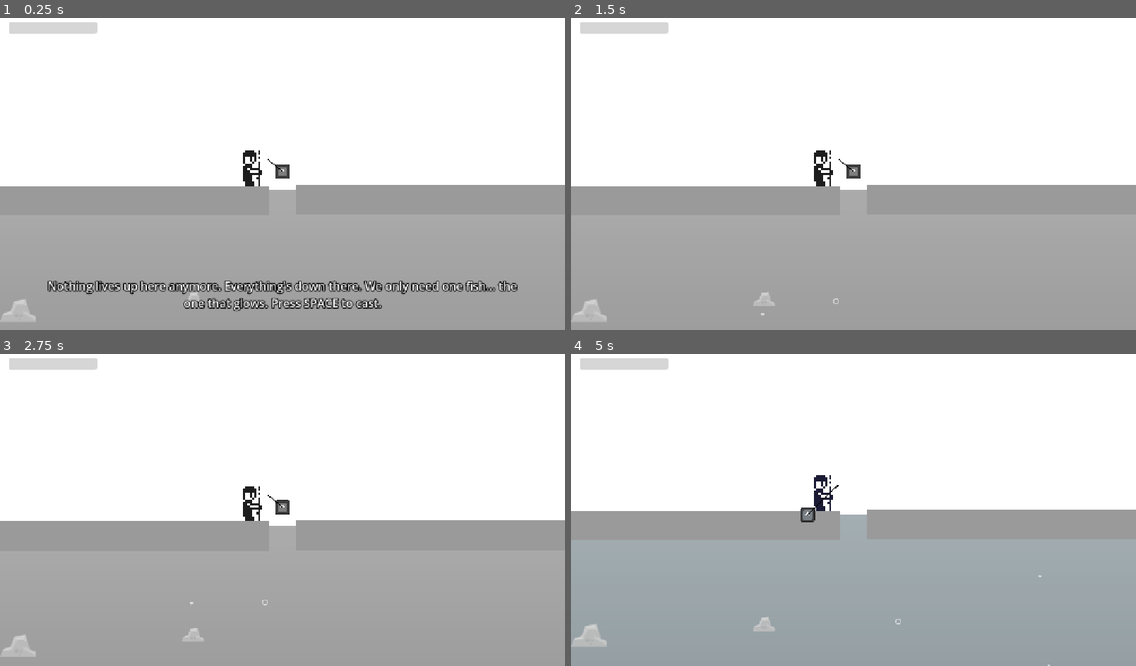
Above: before the commit, frames 1-4 (two rows, left to right).
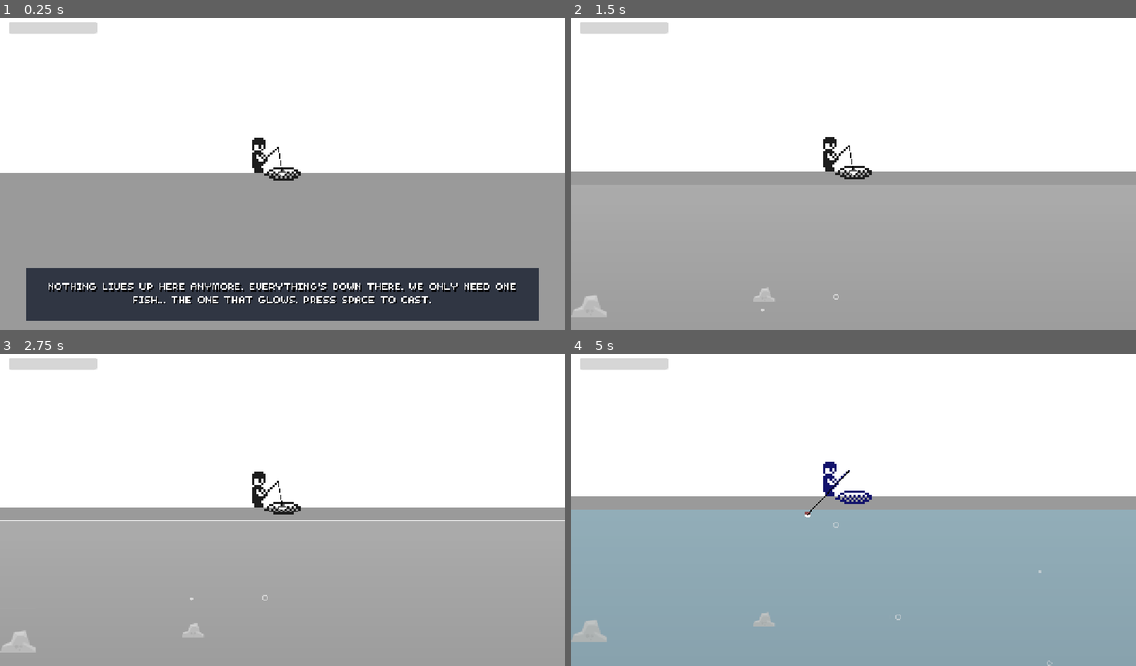
Above: after the commit, the same moments.

Repository: mason00james-cmyk/IceFisher
Game: Godot game, scene res://scenes/level_1.tscn
The game is run twice, just before and just after one commit, with the same random seed, the same clock (stepped at 60 frames per second) and the same inputs. The engine's default icon, where the game draws it, is replaced by a stand-in: a white triangle on a blue panel in a dark square.
Inputs:
- Up to frame 1 (0.25 s): no input
- Up to frame 2 (1.5 s): tap Enter at 0.5 s; hold D (steer_right) 0.53-1.28 s; hold W (reel) 0.53-1.28 s; tap Space (cast) at 0.6 s; hold S from 1.28 s (still down); tap W (reel) at 1.35 s
- Up to frame 3 (2.75 s): tap Space (cast) at 1.55, 2.1 s; release S at 2.03 s; hold D (steer_right) from 2.03 s (still down); hold W (reel) from 2.03 s (still down)
- Up to frame 4 (5 s): release W (reel) at 2.78 s; tap W (reel) at 2.85, 4.35 s; tap Space (cast) at 3.05, 3.6, 4.55 s; release D (steer_right) at 3.53 s; hold W (reel) 3.53-4.28 s; hold A (steer_left) from 3.53 s (still down)

The runs differ from the first frame. In frame 1, 20% of the frame differs, in the area x 0-100%, y 38-98%; in frame 2, 5.2%; in frame 3, 4.9%; in frame 4, 14%.

Commit message:
new font dialogue box fixed caught banner to look cooler and dance longer
yeah.

Diff:
--- a/project.godot
+++ b/project.godot
@@ -21,6 +21,10 @@
 window/size/viewport_height=720
 window/stretch/mode="canvas_items"
 window/stretch/aspect="expand"
+
+[gui]
+
+theme/custom_font="uid://dmayw533u34cf"
 
 [input]
 
--- a/scripts/level.gd
+++ b/scripts/level.gd
@@ -5,8 +5,25 @@
 @export var struggle_rounds := 2
 @export var struggle_key_time := 2.0
 @export var max_slips := 5
+@export_multiline var intro_text := ""
 
 const QTE_KEYS := {KEY_W: "W", KEY_A: "A", KEY_S: "S", KEY_D: "D"}
+
+# pixel sheet pieces
+const ICE_SHEET := preload("res://art/icefishing_transparent.png")
+const HOLE_REGION := Rect2(104, 9, 16, 7)
+const POSE_FISHING := Rect2(96, 16, 16, 16)   # rod out over the hole
+const POSE_ROD_UP := Rect2(80, 16, 16, 16)    # rod raised (cast)
+const DANCE_A := Rect2(176, 16, 16, 16)
+const DANCE_B := Rect2(192, 16, 16, 16)
+
+# surface layout (ice top is at y = -30)
+const ICE_TOP := -30.0
+const FISHER_POS := Vector2(-48, -70)
+const ROD_TIP := Vector2(-10, -88)
+const HOOK_REST := Vector2(0, -30)
+const HOLE_POS := Vector2(0, -30)
+const BANNER_POS := Vector2(-48, -190)
 
 @onready var hook = $Hook
 @onready var color_fx: ColorRect = $ColorFX/ColorRect
@@ -16,8 +33,12 @@
 @onready var fisher_cast: Sprite2D = $Surface/FishermanCast
 
 var dialogue: Label
+var dialogue_box: ColorRect
 var bait_empty := false
 var caught_layer: CanvasLayer
+var dancing := false
+var ice_cover: ColorRect
+var cover_tween: Tween
 
 var qte_label: RichTextLabel
 var qte_seq: Array = []
@@ -34,10 +55,15 @@
 	bait_bar.max_value = hook.max_bait_hp
 	bait_bar.value = hook.max_bait_hp
 	message.text = ""
-	_outline(message, 48)
+	message.visible = false
 	_make_dialogue()
 	_make_qte_label()
 	_make_caught_layer()
+	_fix_ice()
+	_make_hole()
+	_setup_surface()
+	_make_bobber()
+	_make_ice_cover()
 	fisher_hold.visible = true
 	fisher_cast.visible = false
 	hook.entered_water.connect(_on_enter_water)
@@ -47,16 +73,108 @@
 	hook.casted.connect(_on_cast)
 	hook.qte_started.connect(_start_reel_qte)
 	hook.struggle_started.connect(_start_struggle)
+	say(intro_text)
 
 
 func say(text: String):
 	dialogue.text = text
-
-
-# ---------- UI setup ----------
+	dialogue_box.visible = text != ""
+
+
+# ---------- surface setup ----------
+
+func _fix_ice():
+	# one solid sheet of ice, no gap; the hole sprite is the hole
+	var left := get_node_or_null("IceLeft") as ColorRect
+	if left:
+		left.position = Vector2(-640, ICE_TOP)
+		left.size = Vector2(1280, -ICE_TOP)
+	var right := get_node_or_null("IceRight") as CanvasItem
+	if right:
+		right.visible = false
+
+
+func _make_hole():
+	var hole := Sprite2D.new()
+	hole.texture = ICE_SHEET
+	hole.region_enabled = true
+	hole.region_rect = HOLE_REGION
+	hole.texture_filter = CanvasItem.TEXTURE_FILTER_NEAREST
+	hole.scale = Vector2(5, 5)
+	$Surface.add_child(hole)
+	hole.global_position = HOLE_POS
+
+
+func _setup_surface():
+	for s in [fisher_hold, fisher_cast]:
+		s.texture = ICE_SHEET
+		s.region_enabled = true
+		s.scale = Vector2(5, 5)
+		s.texture_filter = CanvasItem.TEXTURE_FILTER_NEAREST
+		s.global_position = FISHER_POS
+	fisher_hold.region_rect = POSE_FISHING
+	fisher_cast.region_rect = POSE_ROD_UP
+
+	var tip := get_node_or_null("Surface/RodTip") as Node2D
+	if tip:
+		tip.global_position = ROD_TIP
+
+	# hook starts resting in the hole
+	hook.global_position = HOOK_REST
+	hook.start_pos = HOOK_REST
+
+
+func _make_bobber():
+	var icon := hook.get_node_or_null("Sprite2D") as CanvasItem
+	if icon:
+		icon.visible = false
+	var bottom := Polygon2D.new()
+	bottom.polygon = _half_circle(7.0, false)
+	bottom.color = Color.WHITE
+	var top := Polygon2D.new()
+	top.polygon = _half_circle(7.0, true)
+	top.color = Color(0.9, 0.15, 0.15)
+	hook.add_child(bottom)
+	hook.add_child(top)
+
+
+func _half_circle(r: float, upper: bool) -> PackedVector2Array:
+	var pts := PackedVector2Array()
+	for i in 13:
+		var a := PI * i / 12.0
+		var p := Vector2(cos(a) * r, sin(a) * r)
+		if upper:
+			p.y = -p.y
+		pts.append(p)
+	return pts
+
+
+func _make_ice_cover():
+	# a snowy sheet over the water that fades away when you cast
+	ice_cover = ColorRect.new()
+	var ice := get_node_or_null("IceLeft") as ColorRect
+	ice_cover.color = ice.color if ice else Color(0.92, 0.94, 0.96)
+	ice_cover.position = Vector2(-640, 0)
+	ice_cover.size = Vector2(1280, 900)
+	ice_cover.mouse_filter = Control.MOUSE_FILTER_IGNORE
+	ice_cover.z_index = 1
+	add_child(ice_cover)
+	# keep the hook and line drawn above the cover
+	hook.z_index = 2
+	var line := get_node_or_null("FishingLine") as CanvasItem
+	if line:
+		line.z_index = 2
+
+
+func _fade_cover(to_alpha: float, time: float):
+	if cover_tween:
+		cover_tween.kill()
+	cover_tween = create_tween()
+	cover_tween.tween_property(ice_cover, "modulate:a", to_alpha, time)
+
 
 func _make_caught_layer():
-	# sits above the gray filter so the caught fish keeps its color topside
+	# sits above the gray filter so things put here keep their color topside
 	$HUD.layer = 3
 	caught_layer = CanvasLayer.new()
 	caught_layer.layer = 2
@@ -64,18 +182,31 @@
 	add_child(caught_layer)
 
 
+# ---------- UI setup ----------
+
 func _make_dialogue():
+	# dark box behind the text so it reads on white snow
+	dialogue_box = ColorRect.new()
+	$HUD.add_child(dialogue_box)
+	dialogue_box.set_anchors_and_offsets_preset(Control.PRESET_BOTTOM_WIDE)
+	dialogue_box.offset_left = 60
+	dialogue_box.offset_right = -60
+	dialogue_box.offset_top = -140
+	dialogue_box.offset_bottom = -20
+	dialogue_box.color = Color(0.05, 0.08, 0.15, 0.75)
+	dialogue_box.mouse_filter = Control.MOUSE_FILTER_IGNORE
+
 	dialogue = Label.new()
 	$HUD.add_child(dialogue)
 	dialogue.set_anchors_and_offsets_preset(Control.PRESET_BOTTOM_WIDE)
-	dialogue.offset_left = 80
-	dialogue.offset_right = -80
+	dialogue.offset_left = 90
+	dialogue.offset_right = -90
 	dialogue.offset_top = -130
 	dialogue.offset_bottom = -30
 	dialogue.horizontal_alignment = HORIZONTAL_ALIGNMENT_CENTER
 	dialogue.vertical_alignment = VERTICAL_ALIGNMENT_CENTER
 	dialogue.autowrap_mode = TextServer.AUTOWRAP_WORD_SMART
-	_outline(dialogue, 26)
+	_style_label(dialogue, 24)
 
 
 func _make_qte_label():
@@ -87,17 +218,71 @@
 	qte_label.bbcode_enabled = true
 	qte_label.scroll_active = false
 	qte_label.mouse_filter = Control.MOUSE_FILTER_IGNORE
-	qte_label.add_theme_font_size_override("normal_font_size", 56)
-	qte_label.add_theme_color_override("font_outline_color", Color.BLACK)
-	qte_label.add_theme_constant_override("outline_size", 10)
+	qte_label.texture_filter = CanvasItem.TEXTURE_FILTER_NEAREST
+	qte_label.add_theme_font_size_override("normal_font_size", 48)
+	qte_label.add_theme_color_override("font_shadow_color", Color(0, 0, 0, 0.9))
+	qte_label.add_theme_constant_override("shadow_offset_x", 4)
+	qte_label.add_theme_constant_override("shadow_offset_y", 4)
 	qte_label.visible = false
 
 
-func _outline(label: Label, size: int):
+func _style_label(label: Label, size: int):
+	label.texture_filter = CanvasItem.TEXTURE_FILTER_NEAREST
 	label.add_theme_font_size_override("font_size", size)
 	label.add_theme_color_override("font_color", Color.WHITE)
-	label.add_theme_color_override("font_outline_color", Color.BLACK)
-	label.add_theme_constant_override("outline_size", 8)
+	label.add_theme_color_override("font_shadow_color", Color(0, 0, 0, 0.9))
+	label.add_theme_constant_override("shadow_offset_x", 3)
+	label.add_theme_constant_override("shadow_offset_y", 3)
+
+
+func _make_glow(radius_scale: float) -> Sprite2D:
+	var g := Gradient.new()
+	g.set_color(0, Color(1.0, 0.9, 0.35, 0.9))
+	g.set_color(1, Color(1.0, 0.75, 0.2, 0.0))
+	var tex := GradientTexture2D.new()
+	tex.gradient = g
+	tex.fill = GradientTexture2D.FILL_RADIAL
+	tex.fill_from = Vector2(0.5, 0.5)
+	tex.fill_to = Vector2(0.5, 0.0)
+	tex.width = 256
+	tex.height = 256
+	var glow := Sprite2D.new()
+	glow.texture = tex
+	var mat := CanvasItemMaterial.new()
+	mat.blend_mode = CanvasItemMaterial.BLEND_MODE_ADD
+	glow.material = mat
+	glow.scale = Vector2(radius_scale * 1.3, radius_scale)
+	var pulse := create_tween().set_loops()
+	pulse.tween_property(glow, "scale", Vector2(radius_scale * 1.6, radius_scale * 1.25), 0.8).set_trans(Tween.TRANS_SINE)
+	pulse.tween_property(glow, "scale", Vector2(radius_scale * 1.3, radius_scale), 0.8).set_trans(Tween.TRANS_SINE)
+	return glow
+
+
+func _show_caught_banner():
+	# "CAUGHT IT!" above the fisherman, glowing like the fish, in full color
+	var banner := Node2D.new()
+	caught_layer.add_child(banner)
+	banner.global_position = BANNER_POS
+
+	banner.add_child(_make_glow(1.2))
+
+	var label := Label.new()
+	label.text = "CAUGHT IT!"
+	label.size = Vector2(600, 80)
+	label.position = Vector2(-300, -40)
+	label.horizontal_alignment = HORIZONTAL_ALIGNMENT_CENTER
+	label.vertical_alignment = VERTICAL_ALIGNMENT_CENTER
+	_style_label(label, 64)
+	label.add_theme_color_override("font_color", Color(1.0, 0.92, 0.4))
+	banner.add_child(label)
+
+	# pop in, then bob gently
+	banner.scale = Vector2(0.2, 0.2)
+	var pop := create_tween()
+	pop.tween_property(banner, "scale", Vector2.ONE, 0.35).set_trans(Tween.TRANS_BACK).set_ease(Tween.EASE_OUT)
+	var bob := create_tween().set_loops()
+	bob.tween_property(banner, "position:y", BANNER_POS.y - 8, 0.6).set_trans(Tween.TRANS_SINE)
+	bob.tween_property(banner, "position:y", BANNER_POS.y, 0.6).set_trans(Tween.TRANS_SINE)
 
 
 # ---------- skill checks ----------
@@ -146,8 +331,8 @@
 	var footer := ""
 	if qte_mode == "struggle":
 		header = "HOLD ON!  %d / %d" % [rounds_done + 1, struggle_rounds]
-		footer = "\n[font_size=26]Slips: %d / %d[/font_size]" % [slips, max_slips]
-	qte_label.text = ("[center][font_size=30]" + header + "[/font_size]\n"
+		footer = "\n[font_size=24]SLIPS: %d / %d[/font_size]" % [slips, max_slips]
+	qte_label.text = ("[center][font_size=32]" + header + "[/font_size]\n"
 		+ "    ".join(parts) + footer + "[/center]")
 
 
@@ -206,19 +391,38 @@
 			_new_sequence()
 
 
-# ---------- events ----------
-
-func _on_cast():
-	say("")
-	_show_cast_pose(0.4)
-
+# ---------- fisherman animation ----------
 
 func _show_cast_pose(duration: float):
+	if dancing:
+		return
 	fisher_hold.visible = false
 	fisher_cast.visible = true
 	await get_tree().create_timer(duration).timeout
 	fisher_cast.visible = false
 	fisher_hold.visible = true
+
+
+func _dance():
+	# dances until the level changes
+	dancing = true
+	var base_y := fisher_hold.position.y
+	fisher_cast.visible = false
+	fisher_hold.visible = true
+	var frame := false
+	while dancing and is_inside_tree():
+		fisher_hold.region_rect = DANCE_A if frame else DANCE_B
+		fisher_hold.position.y = base_y - (8.0 if frame else 0.0)
+		frame = not frame
+		await get_tree().create_timer(0.2).timeout
+
+
+# ---------- events ----------
+
+func _on_cast():
+	say("")
+	_show_cast_pose(0.4)
+	_fade_cover(0.0, 0.6)
 
 
 func _on_bait_changed(hp: float, max_hp: float):
@@ -243,11 +447,12 @@
 		hook.hooked_fish.reparent(caught_layer)
 	var t = create_tween()
 	t.tween_property(color_fx.material, "shader_parameter/saturation", 0.0, 0.6)
+	_fade_cover(1.0, 0.6)
 
 
 func _on_level_complete():
-	_show_cast_pose(0.6)
-	message.text = "Caught it!"
-	await get_tree().create_timer(2.5).timeout
+	_show_caught_banner()
+	_dance()
+	await get_tree().create_timer(4.5).timeout
 	if next_level != "":
 		get_tree().change_scene_to_file(next_level)
Binary file added: art/icefishing_transparent.png
Not shown, added: art/icefishing_transparent.png.import
Not shown, added: fonts/ice_font.fnt
Not shown, added: fonts/ice_font.fnt.import
Binary file added: fonts/ice_font.png
Not shown, added: fonts/ice_font.png.import
